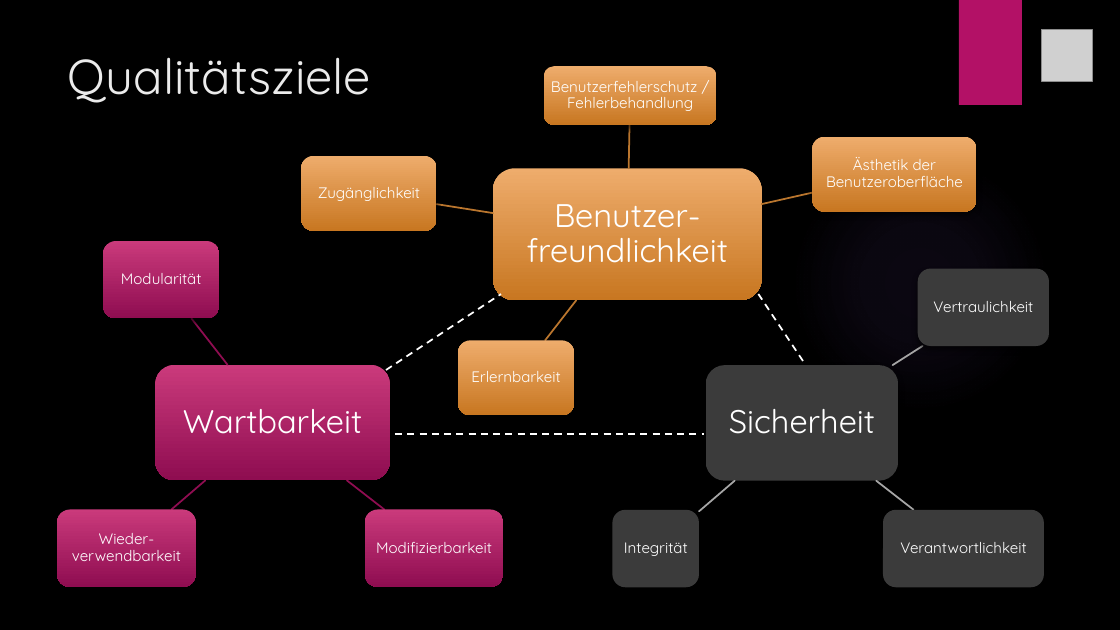
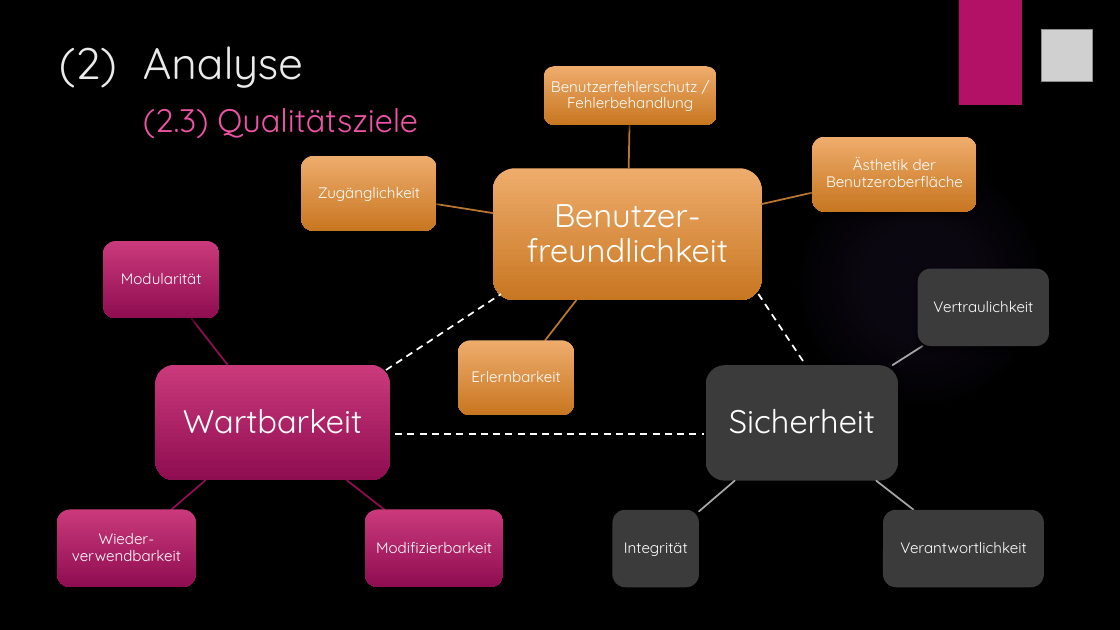
Before and after one commit to hejo221/swt20w37, a slide deck: slide 6 of LaBouteillePräsentation/LaBouteille.pptx (slide 5 before the commit). Drawn at 1120x630 pixels with LibreOffice and Linux fonts; fonts in the diff are those of the drawing; grey boxes stand for pictures; background and template pictures are left out. Boxes give left, top, right and bottom in pixels: in the first picture for what was removed or moved away, otherwise in the second. Text is boxed around its words. In the diff, an @@ line names an element or a change of style, - is before the commit and + after.

```diff
--- a/LaBouteillePräsentation/LaBouteille.pptx
+++ b/LaBouteillePräsentation/LaBouteille.pptx
@@ title at (59, 46, 418, 138): text changed; size 42 to 27.9 pt; text colour #EBEBEB to #EF53A5 @@
-Qualitätsziele
+(2) Analyse
+(2.3) Qualitätsziele
```
Also in this commit, not shown: 6 other slides changed, 1 slide added, 6 other files.
